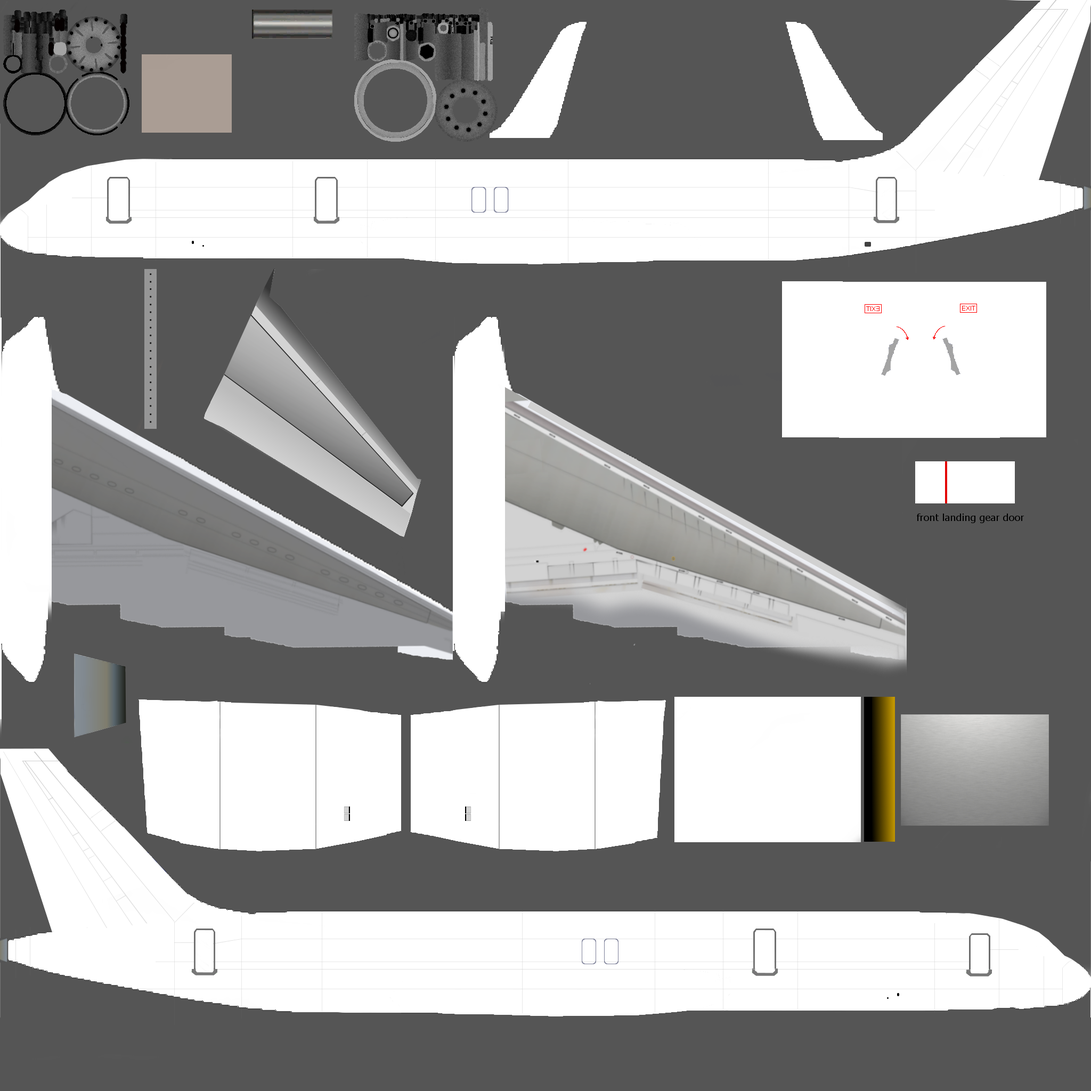
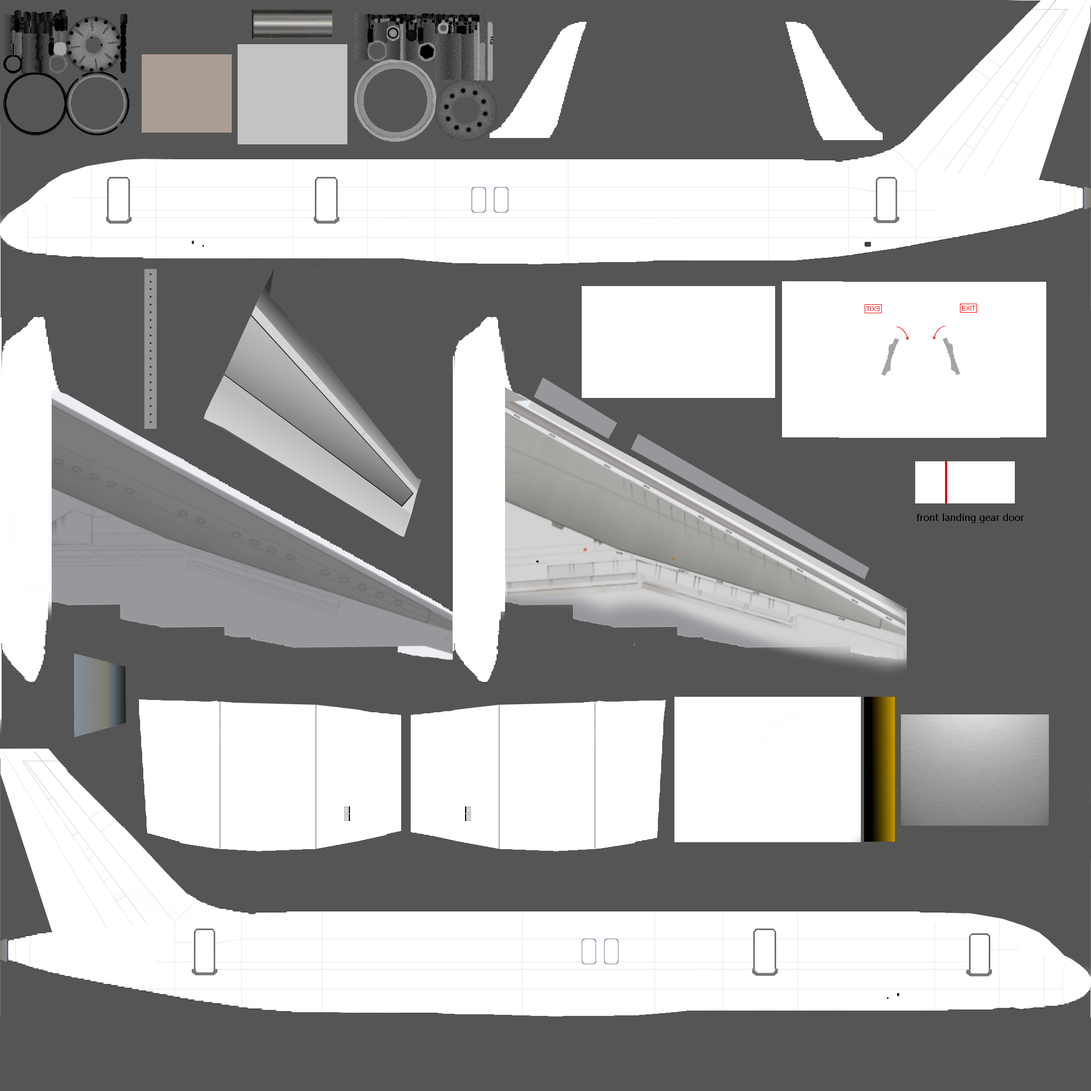
Layered file, before and after one edit (1091x1091). Changes by layer:
painted on "BLN.png" over [237, 44, 870, 580]
